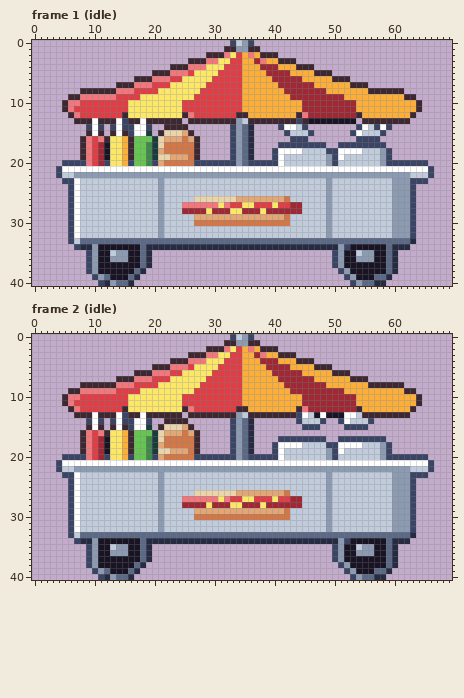
A pixel-art file gets an edit: art/depths/hot-dog-cart@62.aseprite. The picture above is the old version.
70x41 pixels, 2 frames. Shown: frame 1 (idle), frame 2 (idle).
Once edited:
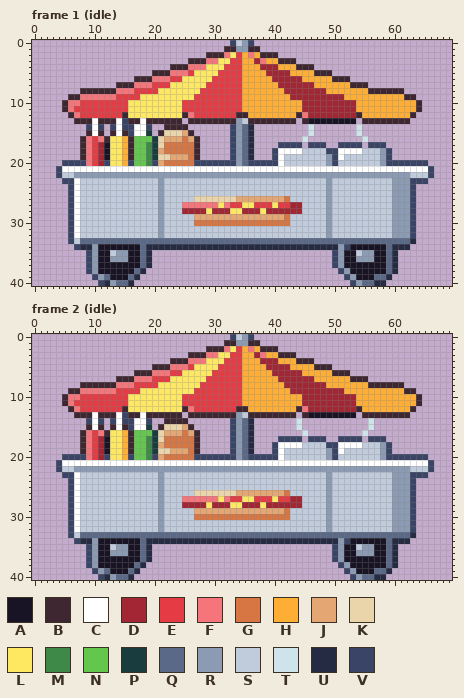
Palette (. is transparent): A #181425  B #3e2731  C #ffffff  D #a22633  E #e43b44  F #f6757a  G #d77643  H #feae34  J #e4a672  K #ead4aa  L #fee761  M #3e8948  N #63c74d  P #193c3e  Q #5a6988  R #8b9bb4  S #c0cbdc  T #cfe3ea  U #262b44  V #3a4466
Diff:
Frame 1 (idle):
y 13: x 44 V -> .
y 14: x 41..46 VCCSV. -> .....T; x 54..59 VCSVCV -> T.....
y 15: x 42..46 VSSSV -> ....T; x 53..58 VCSSSV -> .T....
y 16: x 43..45 VVV -> ..T; x 54..57 VVVV -> .T..
y 17: x 45 V -> .; x 55 V -> .
Frame 2 (idle):
y 13: x 44..46 VCS -> .BA; x 48 C -> A; x 52..54 CCS -> AA.
y 14: x 44..48 VSSSV -> T....; x 51..56 VCSSSV -> .....T
y 15: x 44..47 .VVV -> T...; x 52..56 VVVV. -> ....T
y 16: x 45 . -> T; x 55 . -> T
y 17: x 45 V -> .; x 55 V -> .
Changed places in both pictures, as pixel boxes (x1, y1, x2, y2):
changed: (278, 118, 314, 148)
changed: (350, 124, 392, 148)
changed: (296, 412, 374, 442)
